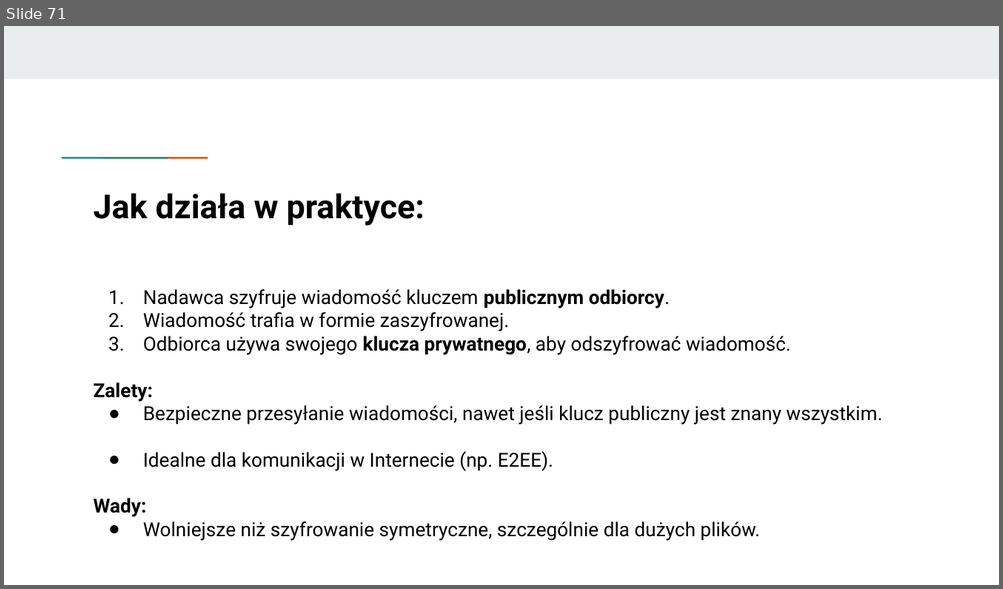
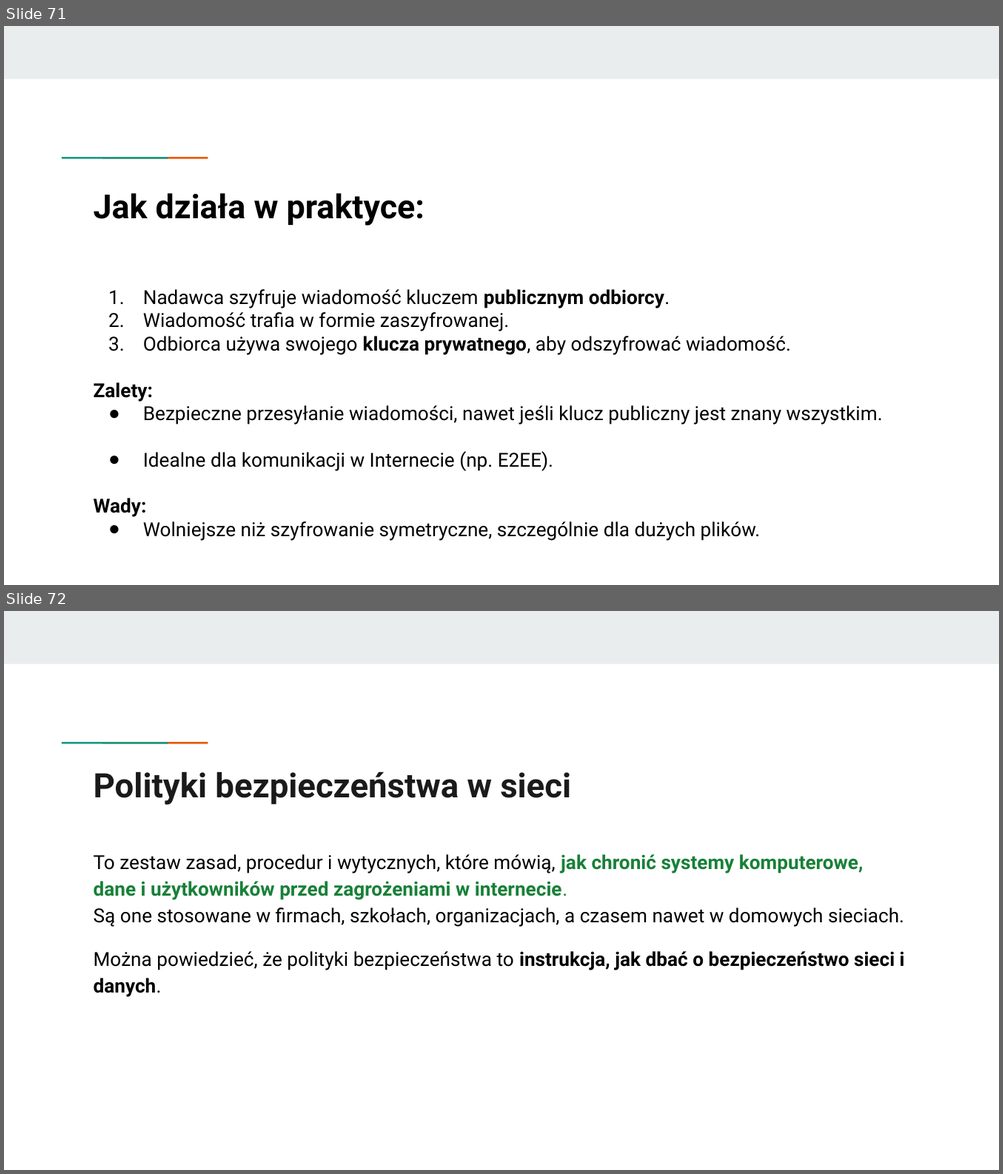
Before and after one commit to KasiaKasia/PRZEDMIOTY, a slide deck: ZASTOSOWANIE_INFORMATYKI/1A-gr_2/Zastosowanie informatyki - 1A gr. 2-plik2.pptx. Shown one above the other, each under a label of ours: slide 71 before the commit, slides 71 and 72 after it. The pictures are 1003x589 and 1003x1174 pixels, drawn with LibreOffice and Linux fonts; fonts in the diff are those of the drawing. Boxes give left, top, right and bottom in pixels: in the first picture for what was removed or moved away, otherwise in the second. Text is boxed around its words. In the diff, an @@ line names an element or a change of style, - is before the commit and + after.

```diff
--- a/ZASTOSOWANIE_INFORMATYKI/1A-gr_2/Zastosowanie informatyki - 1A gr. 2-plik2.pptx
+++ b/ZASTOSOWANIE_INFORMATYKI/1A-gr_2/Zastosowanie informatyki - 1A gr. 2-plik2.pptx
@@ slide 72 added at (4, 611, 999, 1170), background #FFFFFF; not listed: 3 template elements that a slide beside it also shows @@
@@ title added at (94, 772, 571, 805), 24.4 pt, text #1A1A1A, bold @@
+Polityki bezpieczeństwa w sieci
@@ text added at (94, 854, 905, 997), 14 pt, text #000000 @@
+To zestaw zasad, procedur i wytycznych, które mówią, jak chronić systemy komputerowe, dane i użytkowników przed zagrożeniami w internecie.
+Są one stosowane w firmach, szkołach, organizacjach, a czasem nawet w domowych sieciach.
+Można powiedzieć, że polityki bezpieczeństwa to instrukcja, jak dbać o bezpieczeństwo sieci i danych.
```
Also in this commit, not shown: 7 other slides added, 1 other file.
